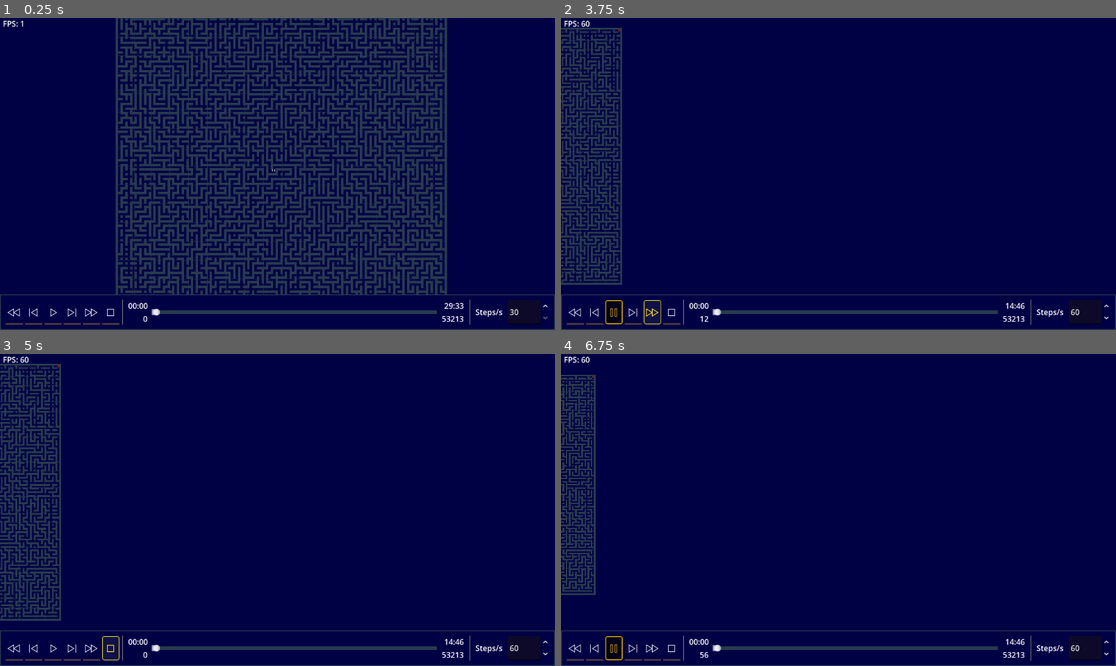
Above: before the commit, frames 1-4 (two rows, left to right).
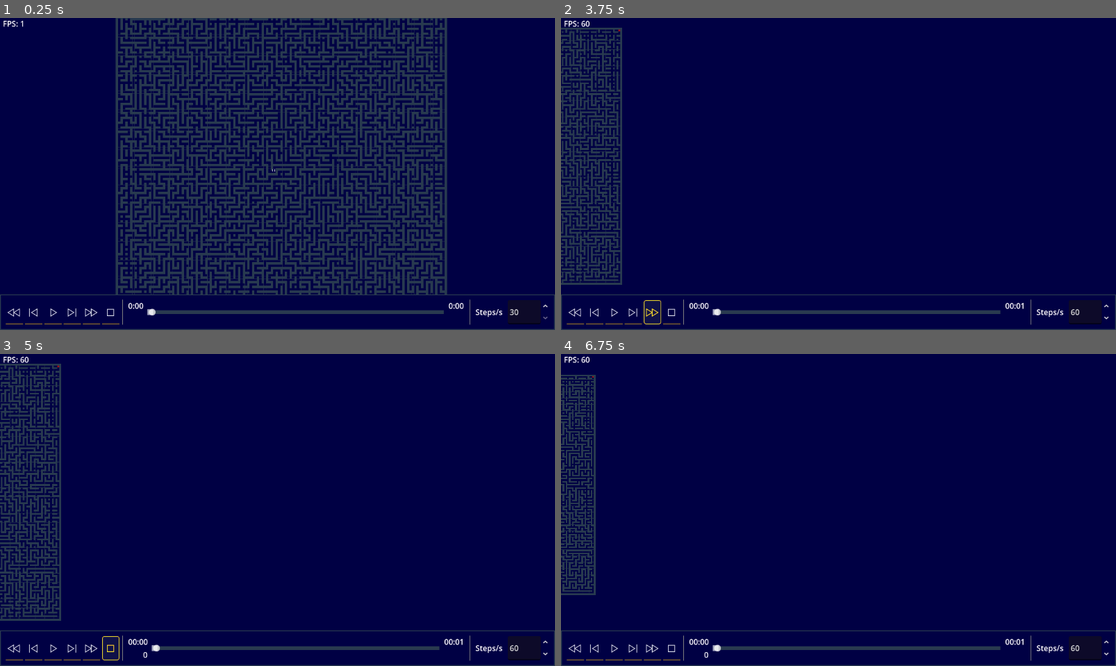
Above: after the commit, the same moments.

Repository: Foolminate/kintsugi-workbench
Game: Godot game, scene res://problems/advent-of-code/aoc-2024/16/day16.tscn
Same seed, same stepped clock (60 frames per second), same inputs: the game is played once before the commit and once after it.
Inputs (mouse positions are in pixels of both pictures, inside the frame that each line leads up to):
- Up to frame 1 (0.25 s): no input
- Up to frame 2 (3.75 s): move the mouse to (960, 158) at 0.52 s; hold D (move_right) 0.53-1.25 s; hold Middle mouse button (camera_pan) 0.53-1.25 s; click (960, 158) at 0.67 s; drag from (727, 189) to (810, 236) at 1.27 s; click (577, 311) at 2 s; click (633, 311) at 2.75 s; click (649, 311) at 3.5 s
- Up to frame 3 (5 s): click (111, 647) at 4.25 s
- Up to frame 4 (6.75 s): click (594, 647) at 5 s; click (616, 647) at 5.75 s; tap Enter at 6.5 s; move the mouse to (894, 441) at 6.52 s; hold D (move_right) from 6.53 s (still down); hold Mouse wheel down (zoom_out) from 6.53 s (still down)

The runs differ from the first frame. In frame 1, 0.2% of the frame differs, in the area x 23-84%, y 91-98%; in frame 2, 0.4%; in frame 3, 0.1%; in frame 4, 0.4%, in the area x 7-84%, y 90-99%.
Error after the commit: Invalid access to property or key 'metrics' on a base object of type 'Nil'. (res://core/engine/meta_recorder.gd:39)

Commit message:
feat: core data pipeline

Diff:
--- a/core/engine/grid.gd
+++ b/core/engine/grid.gd
@@ -6,7 +6,7 @@
 
 var width: int = 0
 var height: int = 0
-var cells: Dictionary = {} # Key: Vector2i, Value: Enums.CellState (int)
+var cells: Dictionary = {} # Key: Vector2i, Value: [Enums.CellState (int), spatial data as defined by SolverManifest]
 
 var start: Vector2i = Vector2i(-1, -1)
 var end: Vector2i = Vector2i(-1, -1)
--- a/core/engine/solver.gd
+++ b/core/engine/solver.gd
@@ -18,14 +18,40 @@
 	push_error("Solver.parse_input() is abstract and must be implemented by the child class.")
 	return null
 
-## Main execution method.
+# --- Internal State ---
+var _recorder: MetaRecorder
+var _steps: Array[Step] = []
+
+
+## Main execution method that runs the solver logic and produces a trace of steps.
+## This is a template method that should not be overriden. Override _run() instead.
 ##
 ## [param grid_data]: A Grid representing the initial state of the world.
 ## [return]: An Array of Step resources representing the execution history.
-func solve(_grid_data: Grid) -> Array[Step]:
-	push_error("Solver.solve() is abstract and must be implemented by the child class.")
-	return []
+func solve(_grid_data: Grid) -> Trace:
+	# Initialize
+	_recorder = MetaRecorder.new(manifest)
+	_steps.clear()
 
-## Helper to create a standardized Step.
-func create_step(type: Enums.StepType, target: Variant, new_val: Variant, old_val: Variant, meta: Dictionary = {}) -> Step:
-	return Step.new(type, target, new_val, old_val, meta)
+	# Execute
+	_run(_grid_data)
+
+	# Package
+	var trace = Trace.new()
+	trace.steps = _steps
+	trace.metadata = _recorder.flush()
+	return trace
+
+# The Unified Commit: Records both the Visual Delta and the Data State.
+## [param type]: The visual action (MODIFY, POINTER, etc).
+## [param target]: The grid coordinate (Vector2i).
+## [param new_val]: The new cell state.
+## [param old_val]: The previous cell state (for undo).
+## [param meta]: An Array of values matching the order of 'manifest.metrics'.
+func commit_step(type: Enums.StepType, target: Variant, new_val: Variant, old_val: Variant, meta: Array) -> void:
+	_steps.append(Step.new(type, target, new_val, old_val))
+	_recorder.record(meta)
+
+## Override this method to implement the solver logic. Use commit_step() to record steps.
+func _run(_grid_data: Grid) -> void:
+	push_error("Solver._run() is abstract and must be implemented by the child class.")
--- a/core/engine/step.gd
+++ b/core/engine/step.gd
@@ -13,27 +13,22 @@
 ## The previous value, used for reversing this step (Time-travel).
 @export var undo_payload: Variant
 
-## Optional data for UI details (costs, weights, debug info).
-@export var metadata: Dictionary = {}
-
 func _init(
 	p_type: Enums.StepType = Enums.StepType.GRID_UPDATE,
 	p_target: Variant = Vector2i.ZERO,
 	p_payload: Variant = null,
-	p_undo_payload: Variant = null,
-	p_metadata: Dictionary = {}
+	p_undo_payload: Variant = null
 ) -> void:
 	type = p_type
 	target = p_target
 	payload = p_payload
 	undo_payload = p_undo_payload
-	metadata = p_metadata
 
 ## equals override for easy comparison
 func equals(other: Step) -> bool:
 	return (
-		type == other.type
-		and target == other.target
-		and payload == other.payload
-		and undo_payload == other.undo_payload
+		not (type != other.type
+		or target != other.target
+		or payload != other.payload
+		or undo_payload != other.undo_payload)
 	)
--- /dev/null
+++ b/core/engine/trace.gd
@@ -0,0 +1,9 @@
+class_name Trace
+extends Resource
+
+## Ordered array of algorithm steps, representing the execution history of a solver.
+var steps: Array[Step] = []
+
+## Columnar metadata for each step.
+## Format: {"metric_name": Packed*Array}
+var metadata: Dictionary = {}
--- a/problems/advent-of-code/aoc-2024/16/day16_solver.gd
+++ b/problems/advent-of-code/aoc-2024/16/day16_solver.gd
@@ -37,8 +37,7 @@
 
 	return grid
 
-func solve(grid: Grid) -> Array[Step]:
-	var trace: Array[Step] = []
+func _run(grid: Grid) -> void:
 	var pq = PriorityQueue.new()
 	var visited: Dictionary = {} # Key: Vector3i(x, y, dir_idx), Value: cost
 
@@ -46,11 +45,13 @@
 	var start_dir = Vector2i.RIGHT
 	var start_node = SearchNode.new(grid.start, start_dir, 0)
 	pq.push(0, start_node)
+	var depth: int = 1
 
 	var final_node: SearchNode = null
 
 	while not pq.is_empty():
 		var current: SearchNode = pq.pop()
+		depth = pq.depth()
 
 		var dir_idx = _get_dir_index(current.dir)
 		var state_key = Vector3i(current.pos.x, current.pos.y, dir_idx)
@@ -61,13 +62,13 @@
 
 		# Trace: Current
 		var current_state = grid.cells.get(current.pos, Enums.CellState.EMPTY)
-		trace.append(create_step(Enums.StepType.GRID_UPDATE, current.pos, Enums.CellState.ACTIVE, current_state))
+		commit_step(Enums.StepType.GRID_UPDATE, current.pos, [Enums.CellState.ACTIVE, current.cost], current_state, [depth])
 		if current_state != Enums.CellState.START and current_state != Enums.CellState.END:
-			grid.cells[current.pos] = Enums.CellState.ACTIVE
+			grid.cells[current.pos] = [Enums.CellState.ACTIVE, current.cost]
 
 		if current.pos == grid.end:
 			final_node = current
-			trace.append(create_step(Enums.StepType.LOG_MESSAGE, current.pos, "Target Reached! Cost: %d" % current.cost, null))
+			commit_step(Enums.StepType.LOG_MESSAGE, current.pos, "Target Reached! Cost: %d" % current.cost, null, [depth])
 			break
 
 		# Explore all 4 directions
@@ -79,26 +80,26 @@
 			var next_pos = current.pos + move_dir
 			var turn_cost = _calculate_turn_cost(current.dir, move_dir)
 			var next_node = SearchNode.new(next_pos, move_dir, current.cost + 1 + turn_cost, current)
-			_try_queue(pq, visited, next_node, trace, grid.cells)
+			_try_queue(pq, visited, next_node, grid.cells)
 
 		# Trace: Visited
-		trace.append(create_step(Enums.StepType.GRID_UPDATE, current.pos, Enums.CellState.VISITED, Enums.CellState.ACTIVE))
-		if current_state != Enums.CellState.START:
-			grid.cells[current.pos] = Enums.CellState.VISITED
+		current_state = grid.cells.get(current.pos, Enums.CellState.EMPTY)
+		commit_step(Enums.StepType.GRID_UPDATE, current.pos, [Enums.CellState.VISITED, current.cost], current_state, [depth])
+		if current_state[0] != Enums.CellState.START:
+			grid.cells[current.pos] = [Enums.CellState.VISITED, current.cost]
 
+	depth = pq.depth()
 	# Reconstruct Path
 	if final_node:
 		var ptr = final_node
 		while ptr:
 			# Now we can trust the grid to hold the correct state (VISITED, QUEUED, etc.)
-			var undo_state = grid.cells.get(ptr.pos, Enums.CellState.EMPTY)
+			var undo_state = grid.cells.get(ptr.pos, [Enums.CellState.EMPTY, 0])
 
-			trace.append(create_step(Enums.StepType.GRID_UPDATE, ptr.pos, Enums.CellState.ACTIVE, undo_state))
+			commit_step(Enums.StepType.GRID_UPDATE, ptr.pos, [Enums.CellState.ACTIVE, ptr.cost], undo_state, [depth])
 			ptr = ptr.parent
 
-	return trace
-
-func _try_queue(pq: PriorityQueue, visited: Dictionary, node: SearchNode, trace: Array[Step], grid_data: Dictionary) -> void:
+func _try_queue(pq: PriorityQueue, visited: Dictionary, node: SearchNode, grid_data: Dictionary) -> void:
 	if grid_data.get(node.pos, Enums.CellState.WALL) == Enums.CellState.WALL:
 		return
 
@@ -109,10 +110,10 @@
 		return
 
 	pq.push(node.cost, node)
-	var current_state = grid_data.get(node.pos, Enums.CellState.EMPTY)
-	trace.append(create_step(Enums.StepType.GRID_UPDATE, node.pos, Enums.CellState.QUEUED, current_state))
-	if current_state != Enums.CellState.START:
-		grid_data[node.pos] = Enums.CellState.QUEUED
+	var current_state = grid_data.get(node.pos, [Enums.CellState.EMPTY, 0])
+	commit_step(Enums.StepType.GRID_UPDATE, node.pos, [Enums.CellState.QUEUED, node.cost], current_state, [pq.depth])
+	if current_state[0] != Enums.CellState.START:
+		grid_data[node.pos] = [Enums.CellState.QUEUED, node.cost]
 
 # TODO: Make this adjustable on the fly, trigger a rewind and divergence resolution if changed mid-playback
 func _calculate_turn_cost(current_dir: Vector2i, new_dir: Vector2i) -> int:
--- a/problems/advent-of-code/aoc-2024/16/priority_queue.gd
+++ b/problems/advent-of-code/aoc-2024/16/priority_queue.gd
@@ -5,6 +5,9 @@
 ## Stores items as [priority, data]. Min-heap by default (lowest priority first).
 
 var _heap: Array = []
+
+func depth() -> int:
+	return _heap.size()
 
 func push(priority: float, data: Variant) -> void:
 	_heap.append([priority, data])
Not shown, added: core/engine/trace.gd.uid
Not shown, changed: GEMINI.md
